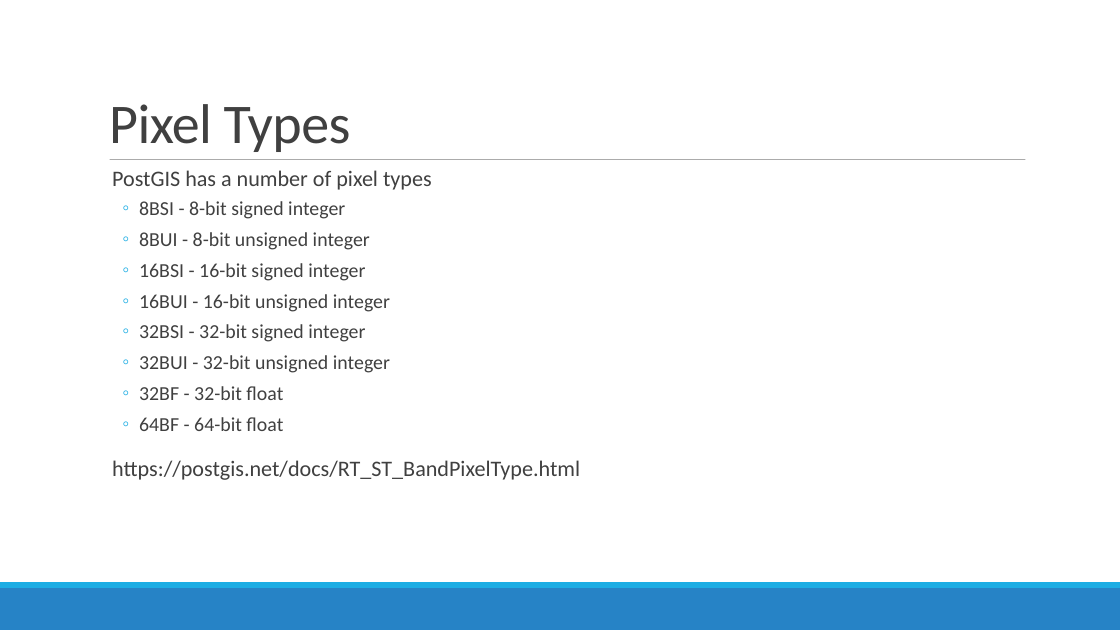
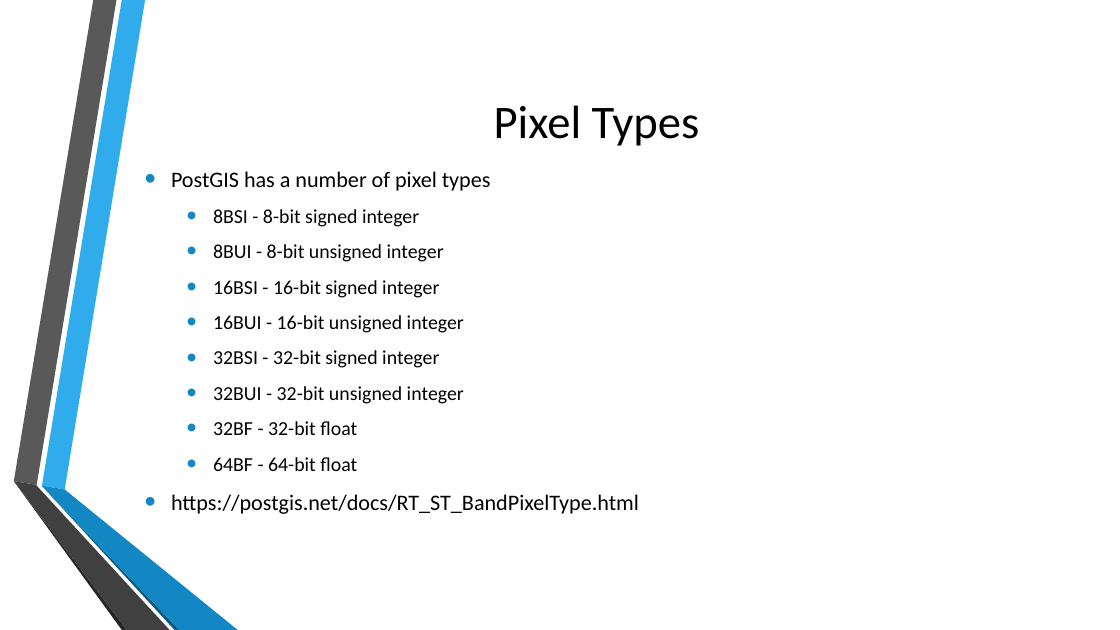
Before and after one commit to MGIS-UMN/GIS5577_week8, a slide deck: slide 6 of Raster_analysis.odp. Drawn at 1120x630 pixels with LibreOffice and Linux fonts; fonts in the diff are those of the drawing; background and template pictures are left out. Boxes give left, top, right and bottom in pixels: in the first picture for what was removed or moved away, otherwise in the second. Text is boxed around its words. In the diff, an @@ line names an element or a change of style, - is before the commit and + after.

```diff
--- a/Raster_analysis.odp
+++ b/Raster_analysis.odp
@@ title "Pixel Types": place and size @@
-title "Pixel Types" at box(109, 104, 351, 152)
+title "Pixel Types" at box(494, 105, 700, 146)
@@ title "Pixel Types" at box(494, 105, 700, 146): size 48 to 40 pt, text colour #404040 to #000000, letter spacing -0.5 to 0 pt; alignment left to centre; line spacing 0.85 to 1; vertical alignment bottom to middle @@
@@ line removed from (110, 160) to (1026, 160) @@
@@ text "PostGIS has a number of ...": place and size @@
-text "PostGIS has a number of ..." at box(112, 170, 580, 480)
+text "PostGIS has a number of ..." at box(171, 171, 639, 514)
@@ text "PostGIS has a number of ..." at box(171, 171, 639, 514): text colour #404040 to #000000; bullet   to •; less space between paragraphs; bullet colour #1CADE4 to #1287C3; bullet ◦ to •; more space between paragraphs; vertical alignment top to middle @@
@@ group added at box(13, 0, 238, 630): 6 freeform shapes @@
@@ freeform shape removed at box(0, 588, 1120, 630) @@
@@ freeform shape removed at box(0, 582, 1120, 588) @@
```
Also in this commit, not shown: 22 other slides changed, 1 other file.
